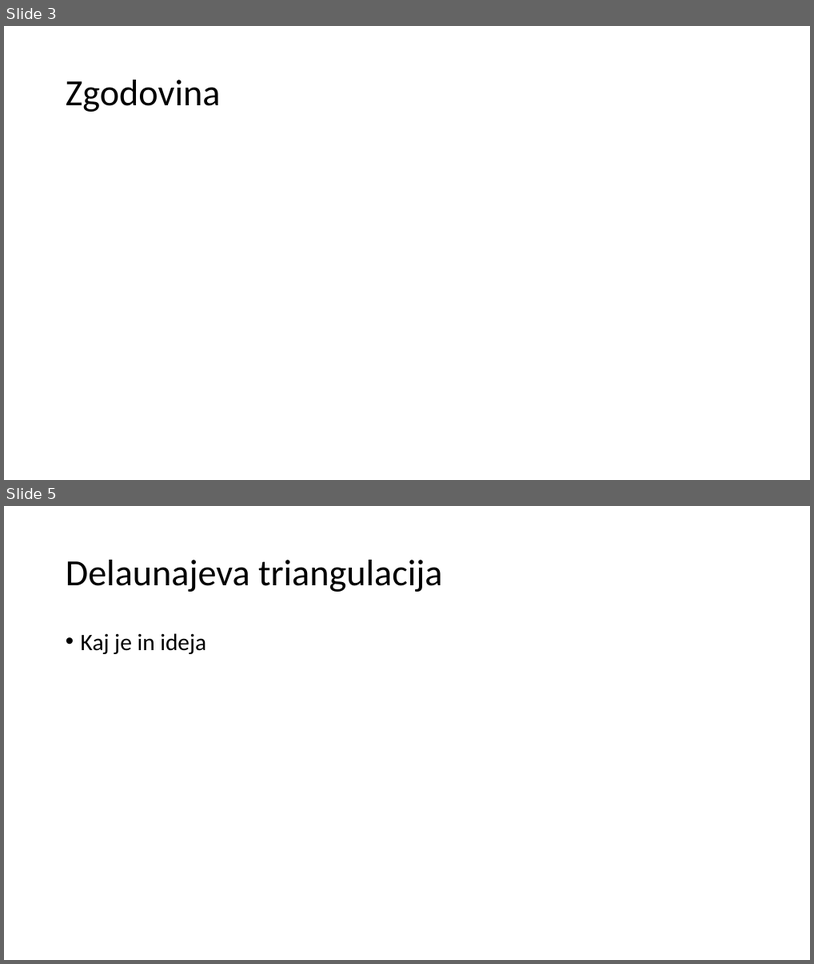
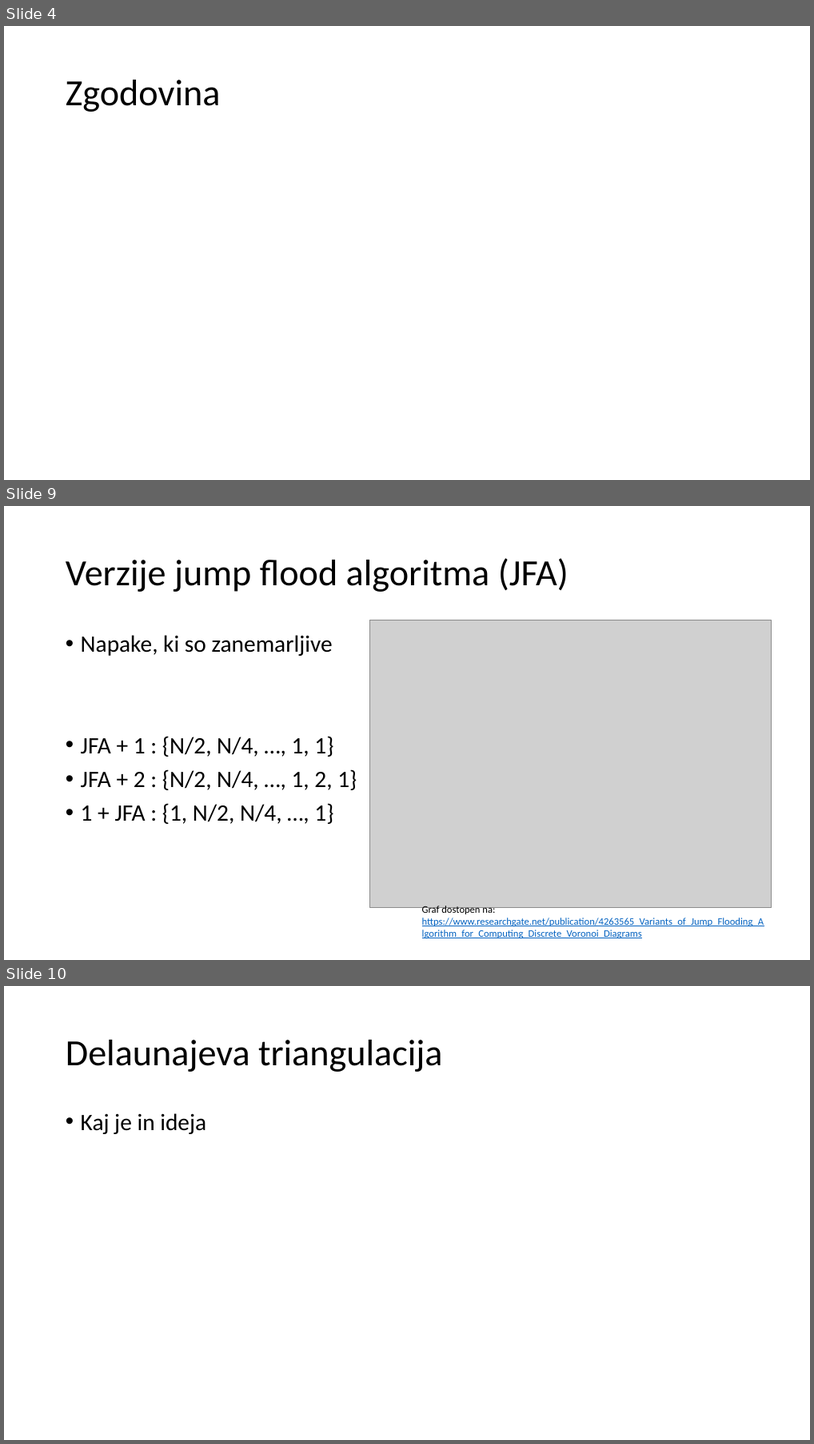
Before and after one commit to 15minutOdmora/voronoi_diagram, a slide deck: predstavitev/Vornoievi_diagrami.pptx. Shown one above the other, each under a label of ours: slides 3 and 5 before the commit, slides 4, 9 and 10 after it; the slides between them are not shown. The pictures are 814x964 and 814x1444 pixels, drawn with LibreOffice and Linux fonts; fonts in the diff are those of the drawing; grey boxes stand for pictures. Boxes give left, top, right and bottom in pixels: in the first picture for what was removed or moved away, otherwise in the second. Text is boxed around its words. In the diff, an @@ line names an element or a change of style, - is before the commit and + after.

Commit message:
pptx updated, photos for working algorith JFA

```diff
--- a/predstavitev/Vornoievi_diagrami.pptx
+++ b/predstavitev/Vornoievi_diagrami.pptx
@@ slide 9 added at [4, 506, 810, 960], background #FFFFFF @@
@@ title added at [66, 558, 569, 592], 44 pt, text #000000 @@
+Verzije jump flood algoritma (JFA)
@@ picture added at [370, 620, 772, 907] @@
@@ text added at [81, 635, 357, 824], 28 pt, text #000000 @@
+• Napake, ki so zanemarljive
+• JFA + 1 : {N/2, N/4, …, 1, 1}
+• JFA + 2 : {N/2, N/4, …, 1, 2, 1}
+• 1 + JFA : {1, N/2, N/4, …, 1}
@@ text added at [422, 905, 764, 938], 12 pt, text #0563C1, underline @@
+Graf dostopen na: https://www.researchgate.net/publication/4263565_Variants_of_Jump_Flooding_Algorithm_for_Computing_Discrete_Voronoi_Diagrams
@@ what was slide 3 is now slide 4 @@
@@ what was slide 5 is now slide 10 @@
```
Also in this commit, not shown: 3 slides changed, 5 other slides added, 1 slide removed, 11 other files.
